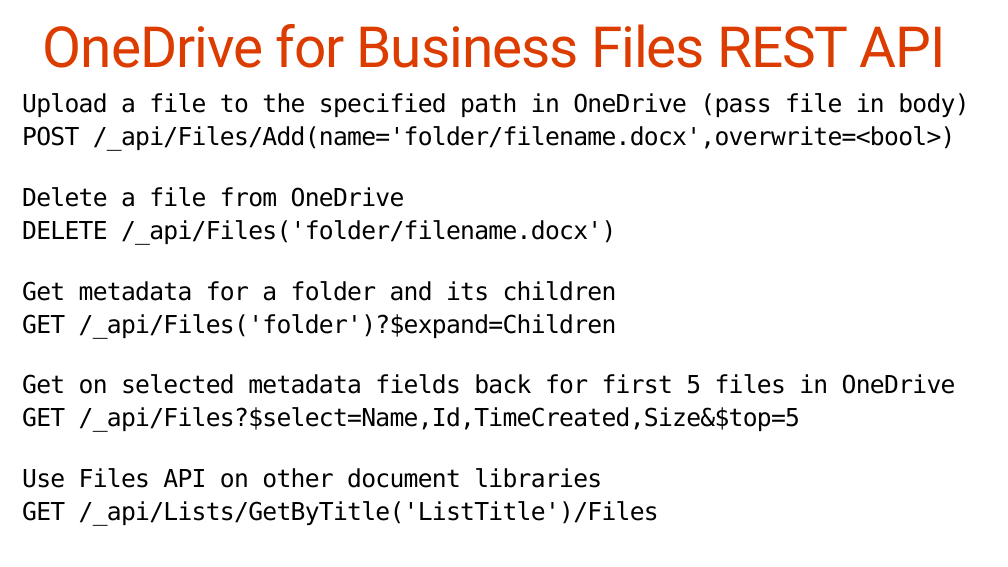
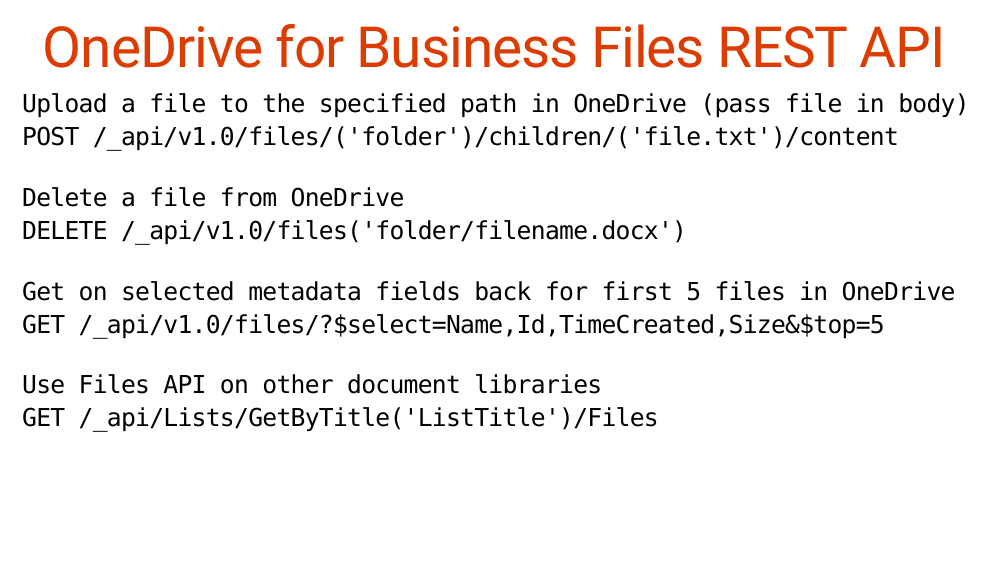
Before and after one commit to OfficeDev/TrainingContent, a slide deck: slide 19 of O3653-3 Deep Dive into Office 365 APIs for OneDrive for Business/O3653-3 Deep Dive into Office 365 APIs for OneDrive for Business.pptx. Drawn at 1008x567 pixels with LibreOffice and Linux fonts; fonts in the diff are those of the drawing. Boxes give left, top, right and bottom in pixels: in the first picture for what was removed or moved away, otherwise in the second. Text is boxed around its words. In the diff, an @@ line names an element or a change of style, - is before the commit and + after.

Commit message:
updated slides to match RTM SDK & REST APIs

```diff
--- a/O3653-3 Deep Dive into Office 365 APIs for OneDrive for Business/O3653-3 Deep Dive into Office 365 APIs for OneDrive for Business.pptx
+++ b/O3653-3 Deep Dive into Office 365 APIs for OneDrive for Business/O3653-3 Deep Dive into Office 365 APIs for OneDrive for Business.pptx
@@ text at (x1=22, y1=126, x2=899, y2=151): text changed @@
-POST /_api/Files/Add(name='folder/filename.docx',overwrite=<bool>)
+POST /_api/v1.0/files/('folder')/children/('file.txt')/content
@@ text at (x1=22, y1=220, x2=687, y2=245): text changed @@
-DELETE /_api/Files('folder/filename.docx')
-Get metadata for a folder and its children
-GET /_api/Files('folder')?$expand=Children
+DELETE /_api/v1.0/files('folder/filename.docx')
@@ text at (x1=22, y1=314, x2=885, y2=339): text changed @@
-GET /_api/Files?$select=Name,Id,TimeCreated,Size&$top=5
+GET /_api/v1.0/files/?$select=Name,Id,TimeCreated,Size&$top=5
```
Also in this commit, not shown: 7 other slides changed.
